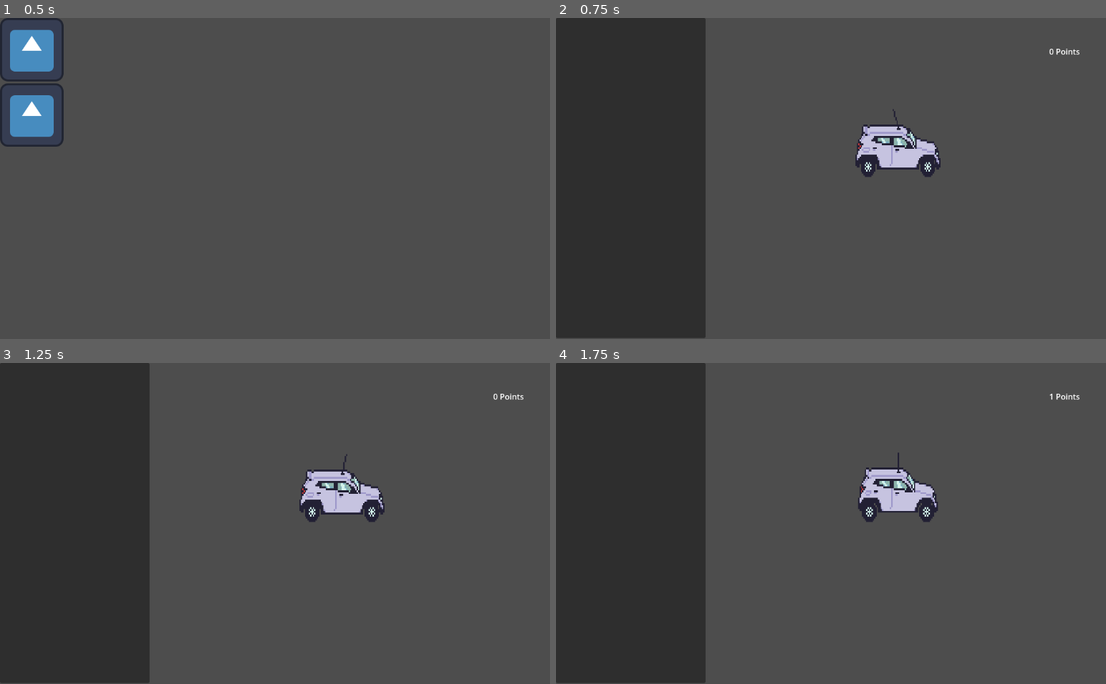
Above: before the commit, frames 1-4 (two rows, left to right).
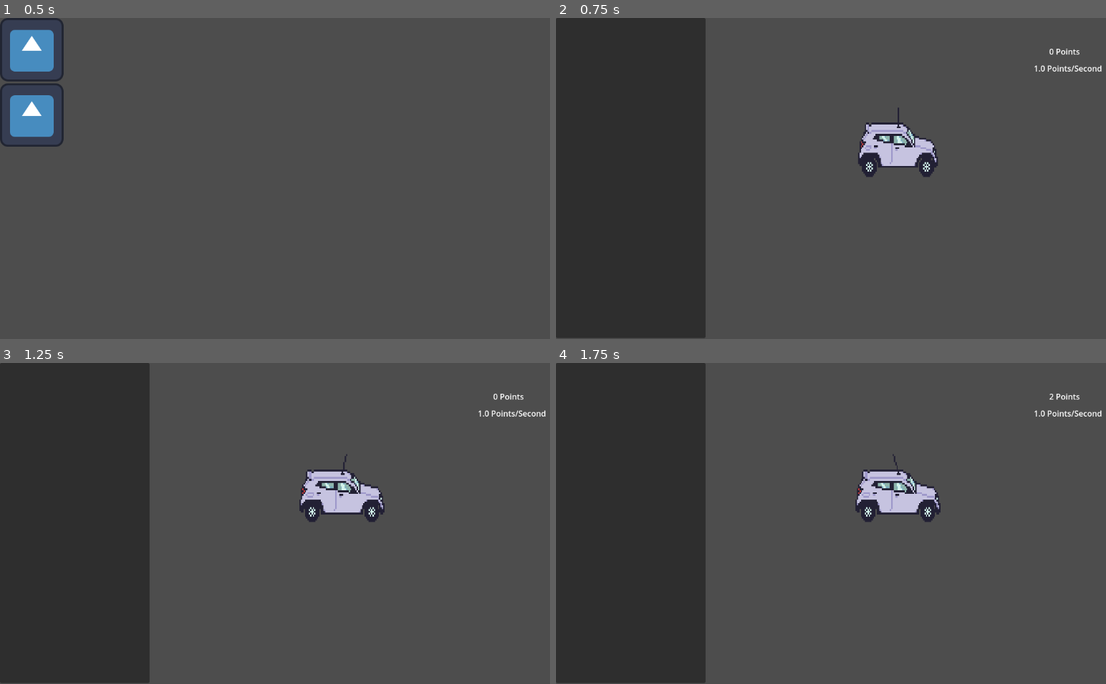
Above: after the commit, the same moments.

Repository: hhsoares/fofaoclicks
Game: Godot game, scene res://scenes/menu.tscn
The game is run twice, just before and just after one commit, with the same random seed, the same clock (stepped at 60 frames per second) and the same inputs. The engine's default icon, where the game draws it, is replaced by a stand-in: a white triangle on a blue panel in a dark square.
Inputs (mouse positions are in pixels of both pictures, inside the frame that each line leads up to):
- Up to frame 1 (0.5 s): no input
- Up to frame 2 (0.75 s): click (710, 50) at 0.5 s
- Up to frame 3 (1.25 s): no input
- Up to frame 4 (1.75 s): move the mouse to (902, 494) at 1.27 s; click (902, 494) at 1.42 s

Frame 1 is identical in both runs. In frame 2, 1.1% of the frame differs, in the area x 54-100%, y 14-50%; in frame 3, 0.1%; in frame 4, 1.1%, in the area x 54-100%, y 9-50%.

Commit message:
added pps mechanic

Diff:
--- a/scenes/main.tscn
+++ b/scenes/main.tscn
@@ -55,7 +55,7 @@
 position = Vector2(688.5, 247.25)
 scale = Vector2(2.671875, 3.8076923)
 sprite_frames = SubResource("SpriteFrames_tefeu")
-frame_progress = 0.35551944
+frame_progress = 0.021333946
 
 [node name="CollisionShape2D" type="CollisionShape2D" parent="Truck"]
 position = Vector2(693, 266.5)
@@ -71,3 +71,10 @@
 offset_right = 1055.0
 offset_bottom = 79.0
 text = "0 Points"
+
+[node name="PPSLabel" type="Label" parent="."]
+offset_left = 962.0
+offset_top = 90.0
+offset_right = 1095.0
+offset_bottom = 113.0
+text = "0 Points / Second"
--- a/scripts/global.gd
+++ b/scripts/global.gd
@@ -1,3 +1,4 @@
 extends Node
 
 var points = 0
+var points_per_second: float = 1.0
--- a/scripts/truck.gd
+++ b/scripts/truck.gd
@@ -2,9 +2,15 @@
 
 @onready var anim: AnimatedSprite2D = $AnimatedSprite2D
 @onready var points_label: Label = $"../PointsLabel"
+@onready var pps_label: Label = $"../PPSLabel"
 
 func _ready() -> void:
 	anim.play()
+
+func _process(delta: float) -> void:
+	Global.points += Global.points_per_second * delta
+	points_label.text = "%d Points" % int(Global.points)
+	pps_label.text = str(Global.points_per_second) + " Points/Second"
 
 func _input_event(_viewport, event, _shape_idx) -> void:
 	if event is InputEventMouseButton \
@@ -12,4 +18,3 @@
 	and event.pressed:
 		Global.points += 1
 		print(Global.points)
-		points_label.text = str(Global.points) + " Points"
